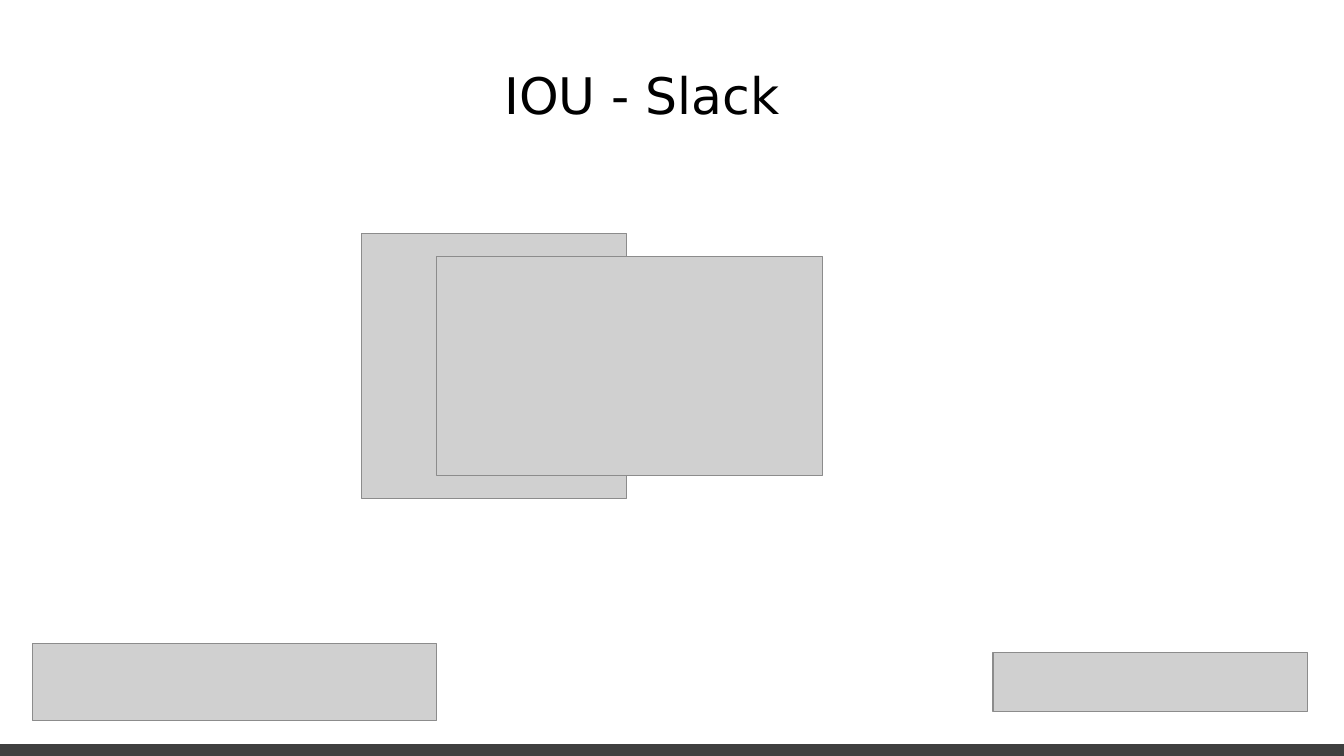
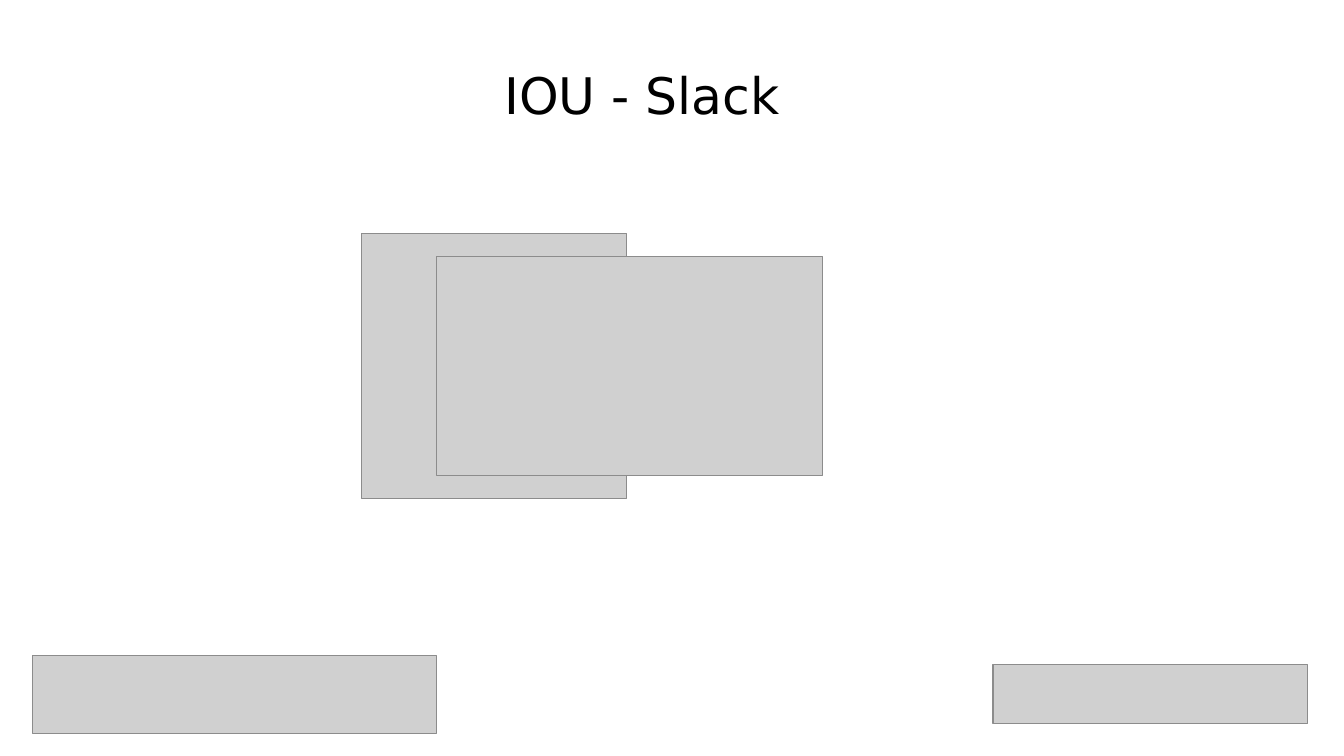
Before and after one commit to FelixLeChat/IOU-Slack, a slide deck: slide 4 of Processus d’affaire.pptx. Drawn at 1344x756 pixels with LibreOffice and Linux fonts; fonts in the diff are those of the drawing; grey boxes stand for pictures. Boxes give left, top, right and bottom in pixels: in the first picture for what was removed or moved away, otherwise in the second. Text is boxed around its words. In the diff, an @@ line names an element or a change of style, - is before the commit and + after.

```diff
--- a/Processus d’affaire.pptx
+++ b/Processus d’affaire.pptx
@@ 2 pictures, 1 rectangle: place and size @@
-2 pictures, 1 rectangle at (0,0,1344,744)
+2 pictures, 1 rectangle at (0,0,1344,756)
```
Also in this commit, not shown: 4 other slides changed, 1 slide added, 1 other file.
